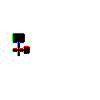
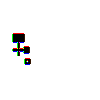
Revision of a layered 100×100 image; what changed, layer by layer:
painted on "Layer 1" over (24, 58, 31, 65)
